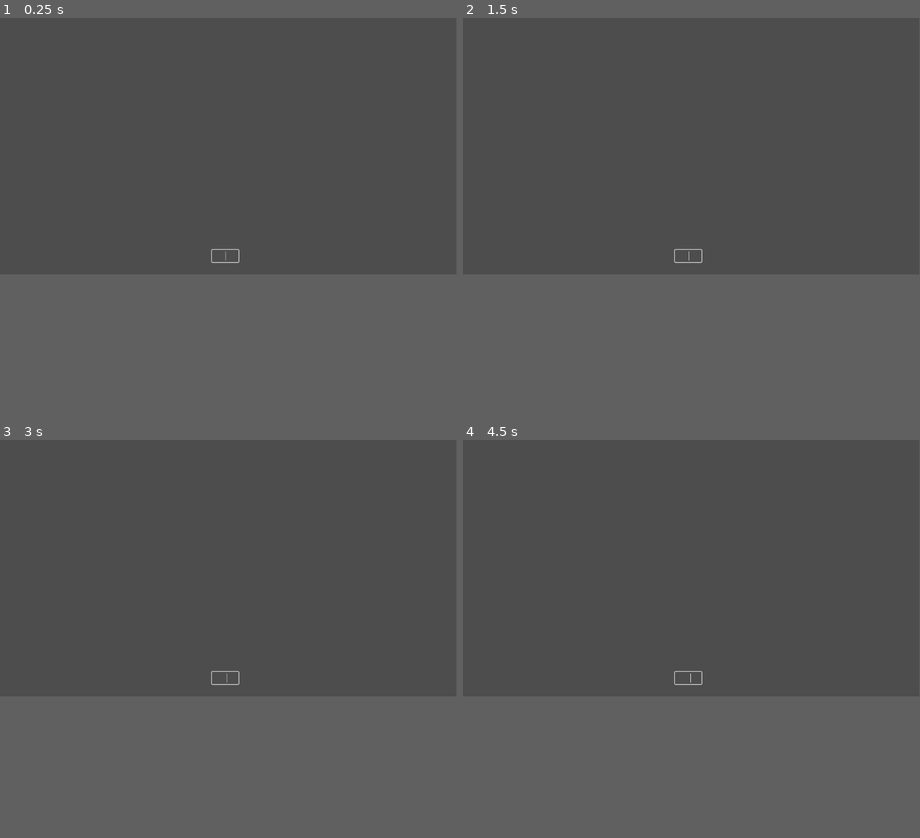
Above: before the commit, frames 1-4 (two rows, left to right).
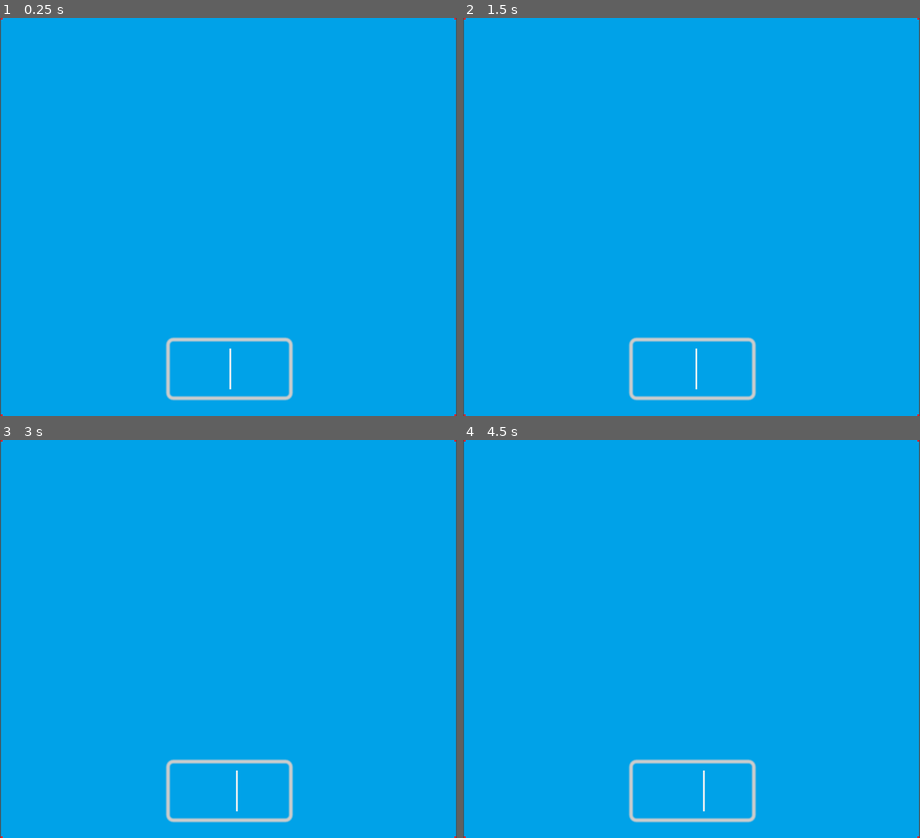
Above: after the commit, the same moments.

Repository: MasterIV/igj15
Game: Godot game, scene res://scenes/game.tscn
Two runs of this game, one before a commit and one after it. Both use one fixed random seed, a clock stepped at 60 frames per second and the inputs below.
Inputs:
- Up to frame 1 (0.25 s): no input
- Up to frame 2 (1.5 s): tap Enter at 0.5 s; tap Space at 1.25 s
- Up to frame 3 (3 s): tap Enter at 2 s; tap Space at 2.75 s
- Up to frame 4 (4.5 s): tap Enter at 3.5 s; tap Space at 4.25 s
In our replay, the window is 799x449 before the commit and 800x697 after it. These sizes can differ from the game's own. Grey fills any space a smaller window leaves; there, only what the larger window draws over its background counts as a difference.

The runs differ from the first frame. In frame 1, 65% of the frame differs, in the area x 0-100%, y 0-100%; in frame 2, 65%; in frame 3, 65%; in frame 4, 65%.

Commit message:
camera setup

Diff:
--- a/project.godot
+++ b/project.godot
@@ -15,6 +15,11 @@
 config/features=PackedStringArray("4.3", "GL Compatibility")
 config/icon="res://icon.svg"
 
+[display]
+
+window/size/viewport_width=1028
+window/size/viewport_height=896
+
 [rendering]
 
 textures/canvas_textures/default_texture_filter=0
--- a/scenes/game.tscn
+++ b/scenes/game.tscn
@@ -1,16 +1,30 @@
-[gd_scene load_steps=3 format=3 uid="uid://c8irw7j810yum"]
+[gd_scene load_steps=4 format=3 uid="uid://c8irw7j810yum"]
 
 [ext_resource type="Script" path="res://scripts/game.gd" id="1_m2d46"]
 [ext_resource type="Script" path="res://scripts/line_edit.gd" id="1_xq41r"]
+[ext_resource type="Texture2D" uid="uid://nrop4pfy2sb7" path="res://assets/background/default.png" id="3_ujyjc"]
 
 [node name="Game" type="Node2D"]
 script = ExtResource("1_m2d46")
 
+[node name="Background" type="Sprite2D" parent="."]
+texture = ExtResource("3_ujyjc")
+
+[node name="Camera2D" type="Camera2D" parent="."]
+zoom = Vector2(4, 4)
+
 [node name="LineEdit" type="LineEdit" parent="."]
-offset_left = 535.0
-offset_top = 586.0
-offset_right = 602.063
-offset_bottom = 617.0
+anchors_preset = 8
+anchor_left = 0.5
+anchor_top = 0.5
+anchor_right = 0.5
+anchor_bottom = 0.5
+offset_left = -33.0
+offset_top = 70.0
+offset_right = 34.0625
+offset_bottom = 101.0
+grow_horizontal = 2
+grow_vertical = 2
 size_flags_horizontal = 4
 alignment = 1
 expand_to_text_length = true
Binary file added: assets/background/default.png
Not shown, added: assets/background/default.png.import
